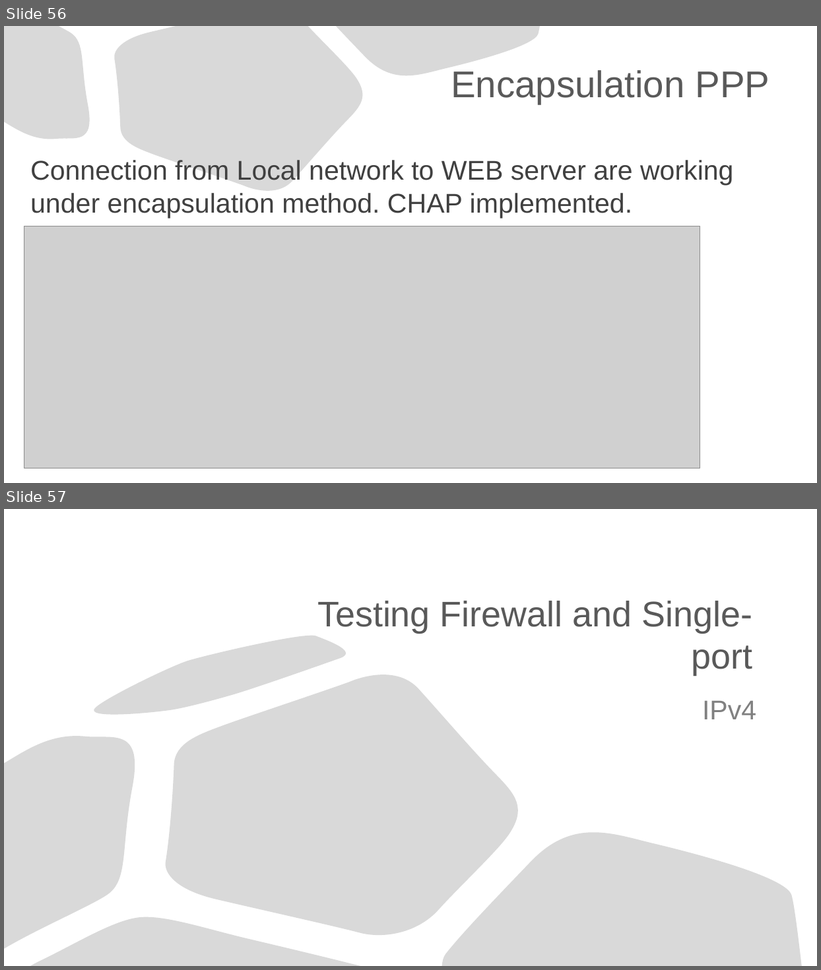
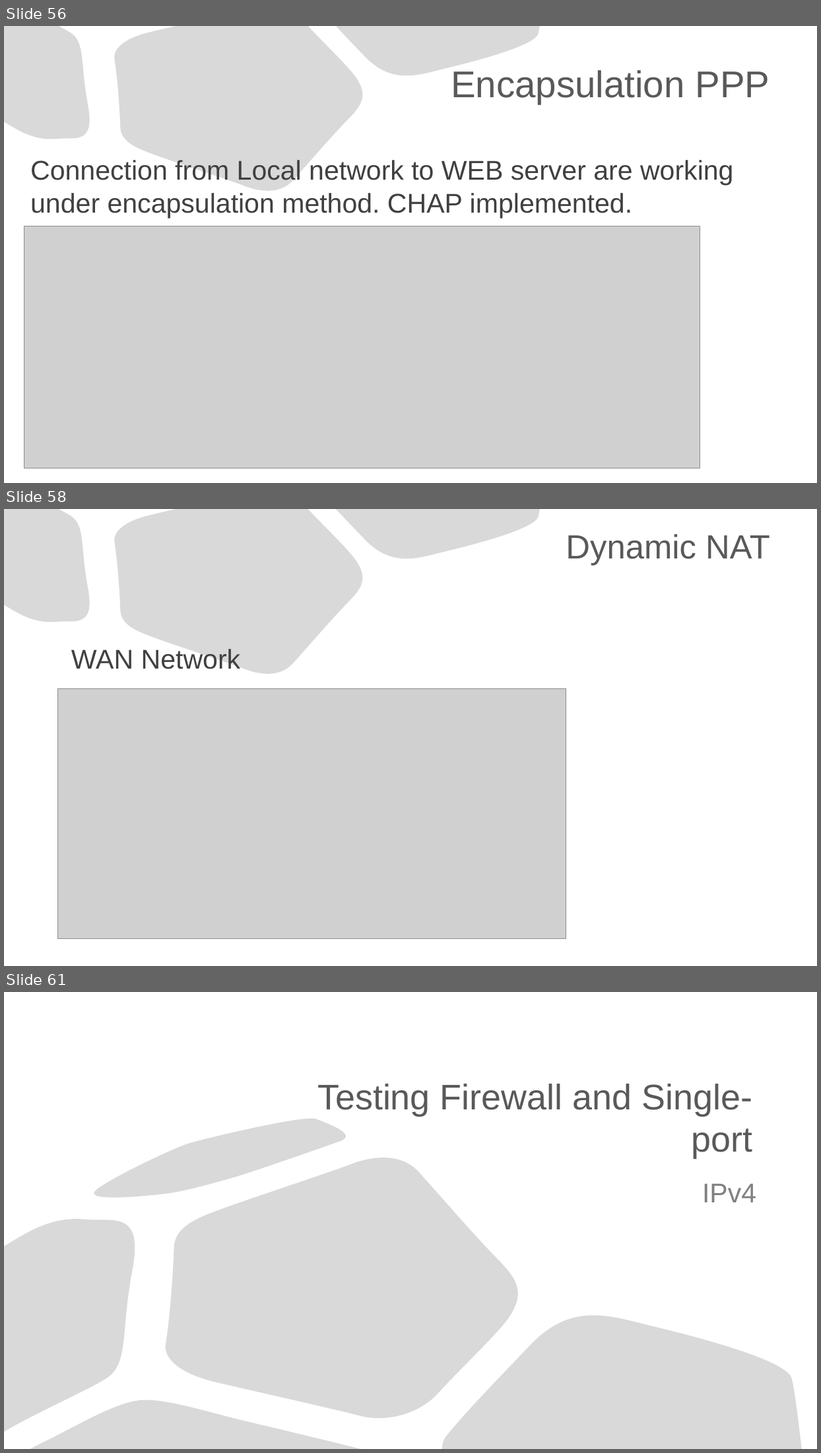
Before and after one commit to Advanced-Diploma-of-IT-Tel-Network-Eng/Assessments, a slide deck: TERM1-BLOCK1/2-ICTNWK541-Configure_Verify_Troubleshoot_WAN_links-IP_services/Assessmet_Task2/Task2/ICTNWK541 Assessment task.pptx. Shown one above the other, each under a label of ours: slides 56 and 57 before the commit, slides 56, 58 and 61 after it; the slides between them are not shown. The pictures are 821x970 and 821x1453 pixels, drawn with LibreOffice and Linux fonts; fonts in the diff are those of the drawing; grey boxes stand for pictures. Boxes give left, top, right and bottom in pixels: in the first picture for what was removed or moved away, otherwise in the second. Text is boxed around its words. In the diff, an @@ line names an element or a change of style, - is before the commit and + after.

```diff
--- a/TERM1-BLOCK1/2-ICTNWK541-Configure_Verify_Troubleshoot_WAN_links-IP_services/Assessmet_Task2/Task2/ICTNWK541 Assessment task.pptx
+++ b/TERM1-BLOCK1/2-ICTNWK541-Configure_Verify_Troubleshoot_WAN_links-IP_services/Assessmet_Task2/Task2/ICTNWK541 Assessment task.pptx
@@ slide 58 added at (4, 509, 817, 966), background #FFFFFF; not listed: 3 template elements that a slide beside it also shows @@
@@ title added at (566, 534, 770, 565), 39.6 pt, text #595959 @@
+Dynamic NAT
@@ text added at (71, 649, 241, 669), 32 pt, text #404040 @@
+WAN Network
@@ picture added at (57, 689, 566, 940) @@
@@ what was slide 57 is now slide 61 @@
```
Also in this commit, not shown: 8 slides changed, 4 other slides added, 6 other files.
